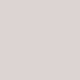
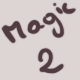
Layer changes from the first 80x80 image to the second:
added layer "Calque 6" above "Calque 5" over left=37, top=47, right=65, bottom=75
added layer "Calque 5" above "Calque 4" over left=1, top=2, right=77, bottom=44
